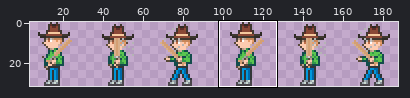
Sprite sheet, stored at FarmBattle/Assets/Graph/Asset 2D/Player/Character_1_sideBatHitG.png. Above, an overview of the earlier version with the close-up marked.
Close-up. Earlier state:
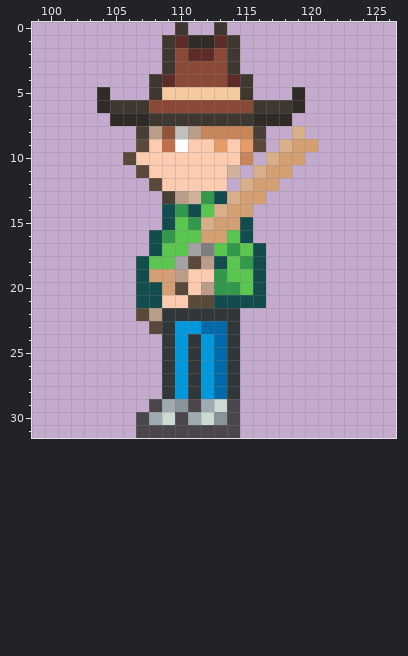
Colours within 5 levels of each other are drawn and written as one. Shown: x 99..126, y 0..31. The wide view leaves out empty margins. The commit also changed other parts of the picture, which this record leaves out.
And afterwards:
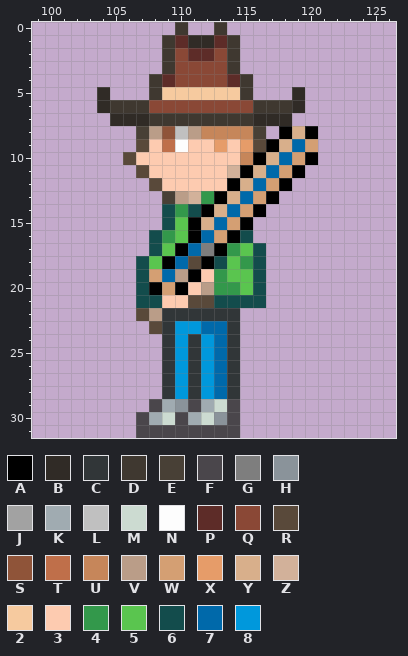
Palette (. is transparent): A #000000  B #302b26  C #313638  D #3f3830  E #484036  F #4a464b  G #7e7e7e  H #8a939a  J #a2a2a2  K #a0abb1  L #c0c0c0  M #ccdbd1  N #fdfdfd  P #5d2c28  Q #8a4836  R #59493a  S #8f5439  T #bf6f4a  U #c6865a  V #ba9d88  W #d49f73  X #e69c69  Y #d8af8b  Z #d2b19a  2 #f6ca9f  3 #fdcbb0  4 #33984b  5 #5ac54f  6 #134c4c  7 #0069aa  8 #0098dc
Edits made:
file 1920x320 -> 192x32 pixels (blocks of 10x10 -> 1x1; one block is one cell here)
The author changed colour J to colour 7 in row 17 at x 111; in row 18 at x 110.
The author changed colour W to colour 7 in row 9 at x 119; in row 10 at x 118; in row 11 at x 117; in row 12 at x 116; in row 13 at x 115; in row 14 at x 114.
The author changed colour W to colour 7 in row 15 at x 113; in row 16 at x 112; in row 19 at x 109.
Colour A now appears in row 8 at x 118 and 120; in row 9 at x 117; in row 10 at x 116 and 120; in row 11 at x 115 and 119; in row 12 at x 114 and 118; in row 13 at x 117.
Colour A now appears in row 14 at x 116.
The author changed colour 3 to colour A in row 19 at x 111.
The author changed colour 4 to colour A in row 15 at x 111.
The author changed colour 5 to colour A in row 14 at x 112; in row 16 at x 111 and 114; in row 17 at x 110 and 113; in row 18 at x 109.
The author changed colour 6 to colour A in row 13 at x 113; in row 15 at x 115; in row 20 at x 108.
The author changed colour R to colour A in row 20 at x 110.
The author changed colour V to colour A in row 18 at x 112.
Boxes around the changes in both close-ups, in picture pixels (x1, y1, x2, y2):
changed: (149, 126, 318, 295)
